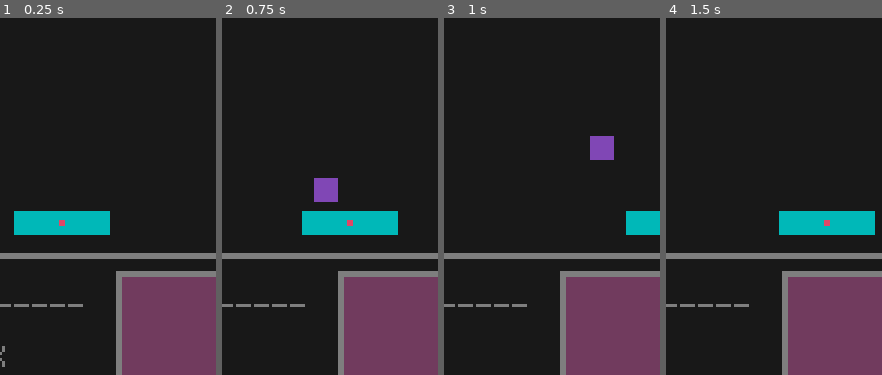
Above: before the commit, frames 1-4 (left to right).
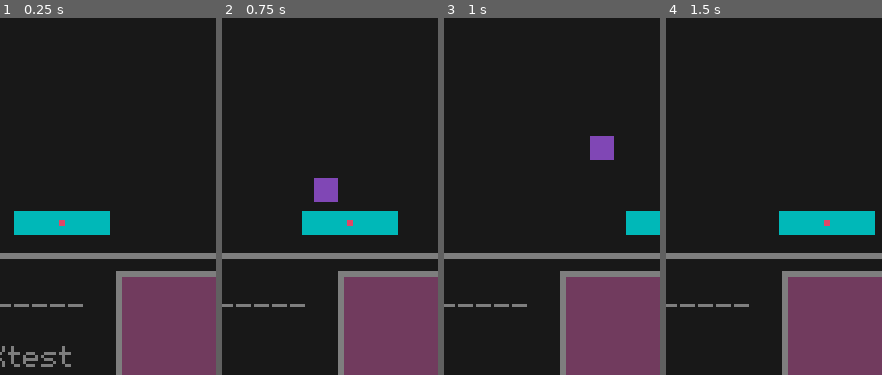
Above: after the commit, the same moments.

Repository: TravisHenderson646/Brick-Invaders
Game: Godot game, scene res://test_level.tscn
Same seed, same stepped clock (60 frames per second), same inputs: the game is played once before the commit and once after it.
Inputs:
- Up to frame 1 (0.25 s): no input
- Up to frame 2 (0.75 s): tap Enter at 0.5 s; hold D (right) from 0.53 s (still down); tap Space (confirm) at 0.6 s
- Up to frame 3 (1 s): keep holding D (right)
- Up to frame 4 (1.5 s): release D (right) at 1.28 s; hold A (left) from 1.28 s (still down); tap Space (confirm) at 1.35 s
The pictures show only the part of the screen within x 36-86%, y 40-90%; the shares and areas given below are measured in that part.

The runs differ from the first frame. In frame 1, 0.6% of the frame differs, in the area x 3-33%, y 91-98%; in frame 2, nothing differs; in frame 3, nothing differs; in frame 4, nothing differs.

Commit message:
Testing different pc

Diff:
--- a/hud.tscn
+++ b/hud.tscn
@@ -45,7 +45,7 @@
 [node name="BallsCount" type="Label" parent="MarginContainer/HSplitContainer/VBoxContainer/HBoxContainer"]
 unique_name_in_owner = true
 layout_mode = 2
-text = "  X"
+text = "  Xtest"
 
 [node name="Score" type="HBoxContainer" parent="MarginContainer/HSplitContainer/VBoxContainer"]
 layout_mode = 2
--- a/project.godot
+++ b/project.godot
@@ -29,7 +29,7 @@
 
 [editor_plugins]
 
-enabled=PackedStringArray("res://addons/time_tracker/plugin.cfg")
+enabled=PackedStringArray()
 
 [filesystem]
 
